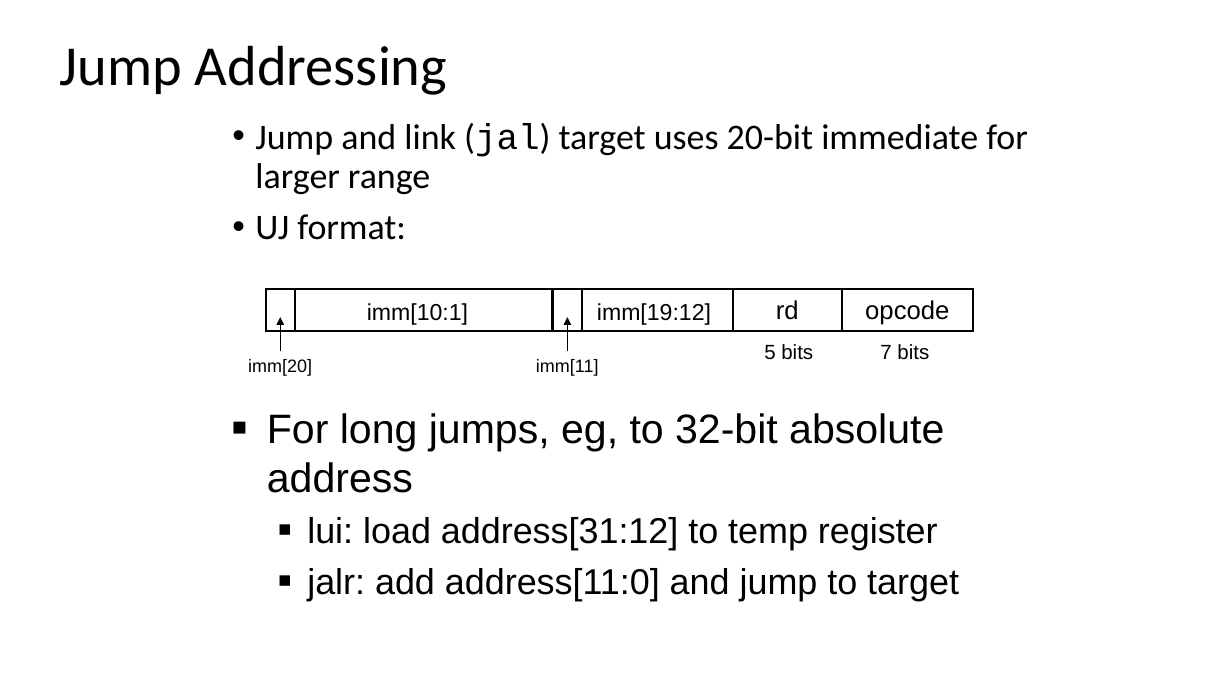
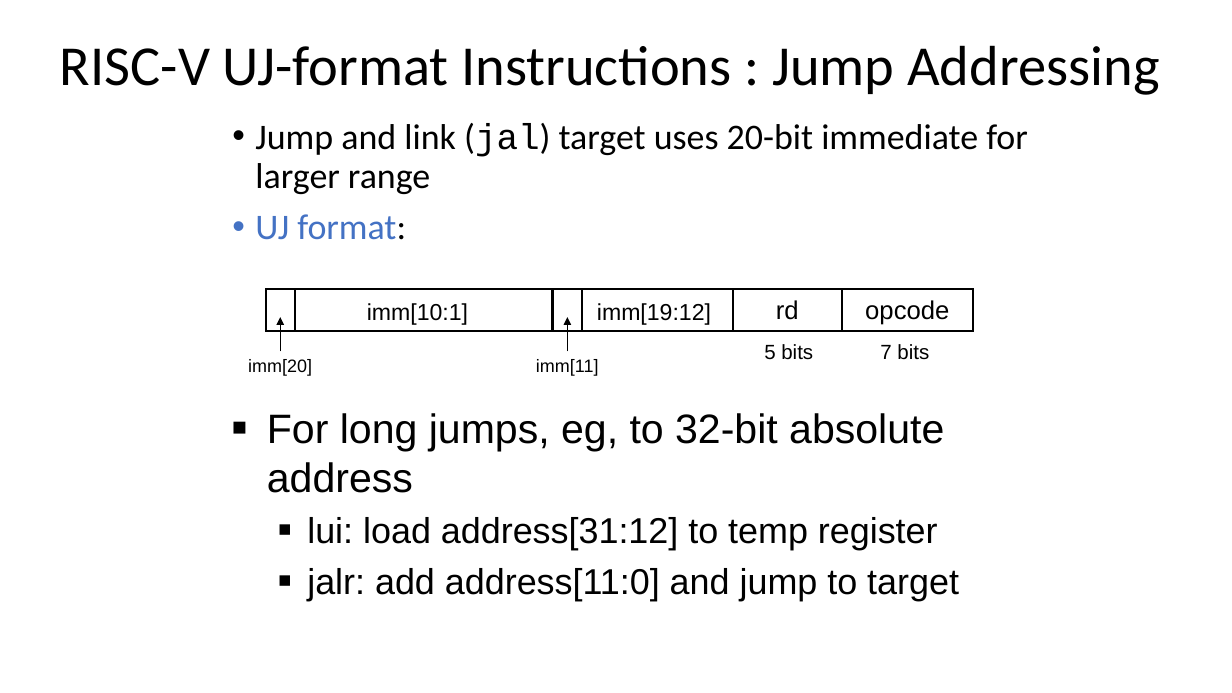
Before and after one commit to PG-DESD/CDAC_Sharing_Data, a slide deck: slide 82 of Microprocessor/TheoryLectures/RISC-V_Theory.pptx (slide 86 before the commit). Drawn at 1232x693 pixels with LibreOffice and Linux fonts; fonts in the diff are those of the drawing. Boxes give left, top, right and bottom in pixels: in the first picture for what was removed or moved away, otherwise in the second. Text is boxed around its words. In the diff, an @@ line names an element or a change of style, - is before the commit and + after.

```diff
--- a/Microprocessor/TheoryLectures/RISC-V_Theory.pptx
+++ b/Microprocessor/TheoryLectures/RISC-V_Theory.pptx
@@ title at box(60, 45, 1159, 95): text changed @@
-Jump Addressing
+RISC-V UJ-format Instructions : Jump Addressing
@@ text at box(255, 214, 406, 240): text colour #000000 to #4472C4 in "UJ format:" @@
```
Also in this commit, not shown: 23 other slides changed, 4 slides removed.
